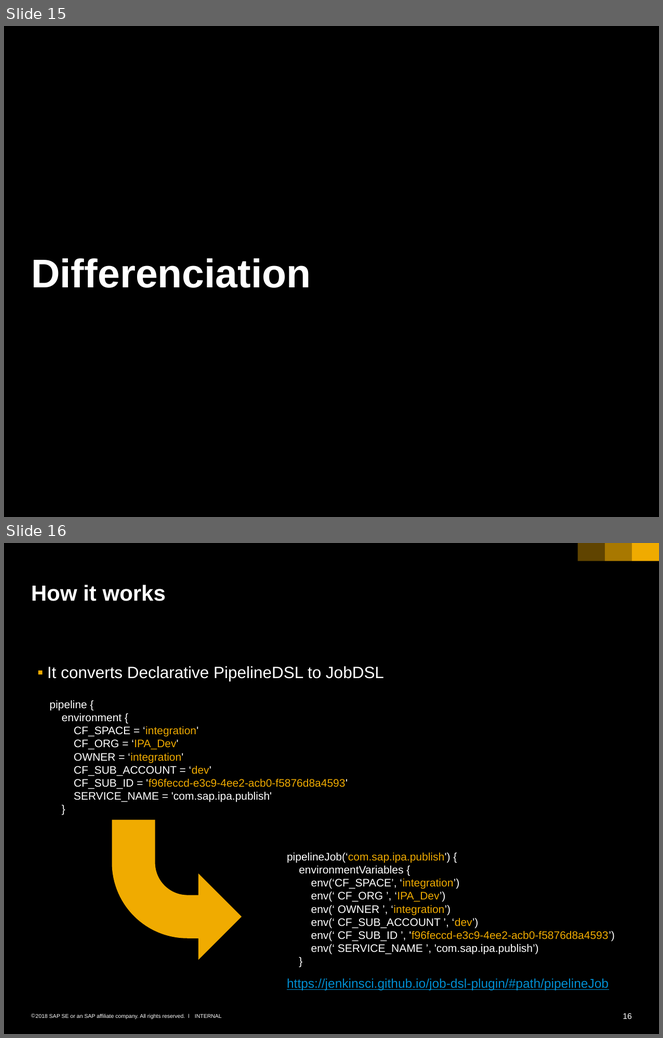
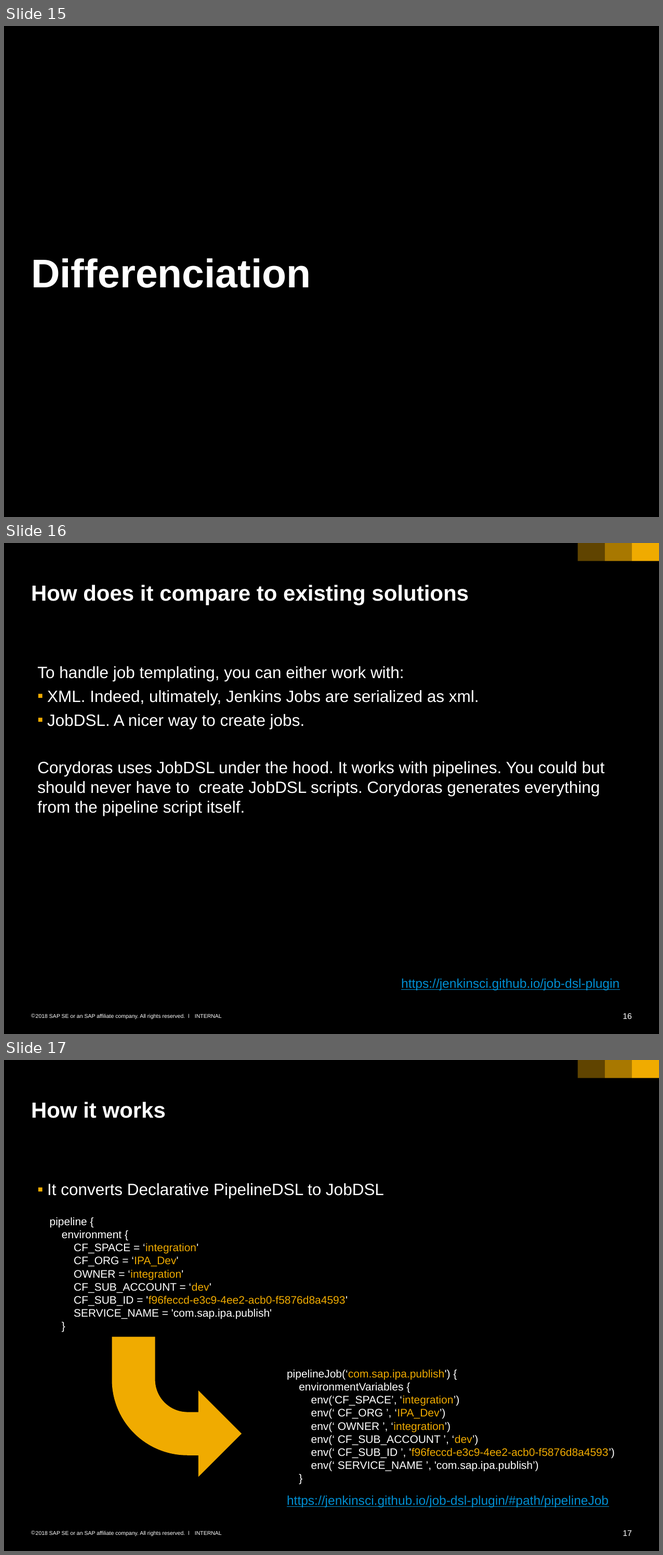
Before and after one commit to SAP-archive/jenkins-pipelayer, a slide deck: Presentation-Corydoras.pptx. Shown one above the other, each under a label of ours: slides 15 and 16 before the commit, slides 15, 16 and 17 after it. The pictures are 663x1038 and 663x1555 pixels, drawn with LibreOffice and Linux fonts; fonts in the diff are those of the drawing. Boxes give left, top, right and bottom in pixels: in the first picture for what was removed or moved away, otherwise in the second. Text is boxed around its words. In the diff, an @@ line names an element or a change of style, - is before the commit and + after.

```diff
--- a/Presentation-Corydoras.pptx
+++ b/Presentation-Corydoras.pptx
@@ slide 16 added at (x1=4, y1=543, x2=659, y2=1034), background #000000; not listed: 6 template elements that a slide beside it also shows @@
@@ title added at (x1=31, y1=585, x2=469, y2=605), 24 pt, text #FFFFFF, bold @@
+How does it compare to existing solutions
@@ text added at (x1=37, y1=666, x2=605, y2=816), 18 pt, text #FFFFFF @@
+  To handle job templating, you can either work with:
+  ▪ XML. Indeed, ultimately, Jenkins Jobs are serialized as xml.
+  ▪ JobDSL. A nicer way to create jobs.
+  Corydoras uses JobDSL under the hood. It works with pipelines. You could but should never have to create JobDSL scripts. Corydoras generates everything from the pipeline script itself.
@@ text added at (x1=401, y1=979, x2=620, y2=991), 14 pt, text #008FD3, underline @@
+https://jenkinsci.github.io/job-dsl-plugin
@@ what was slide 16 is now slide 17 @@
@@ page number at (x1=623, y1=1531, x2=632, y2=1536): text changed @@
-16
+17
```
Also in this commit, not shown: 1 slide changed, 3 other slides added, 1 other file.
